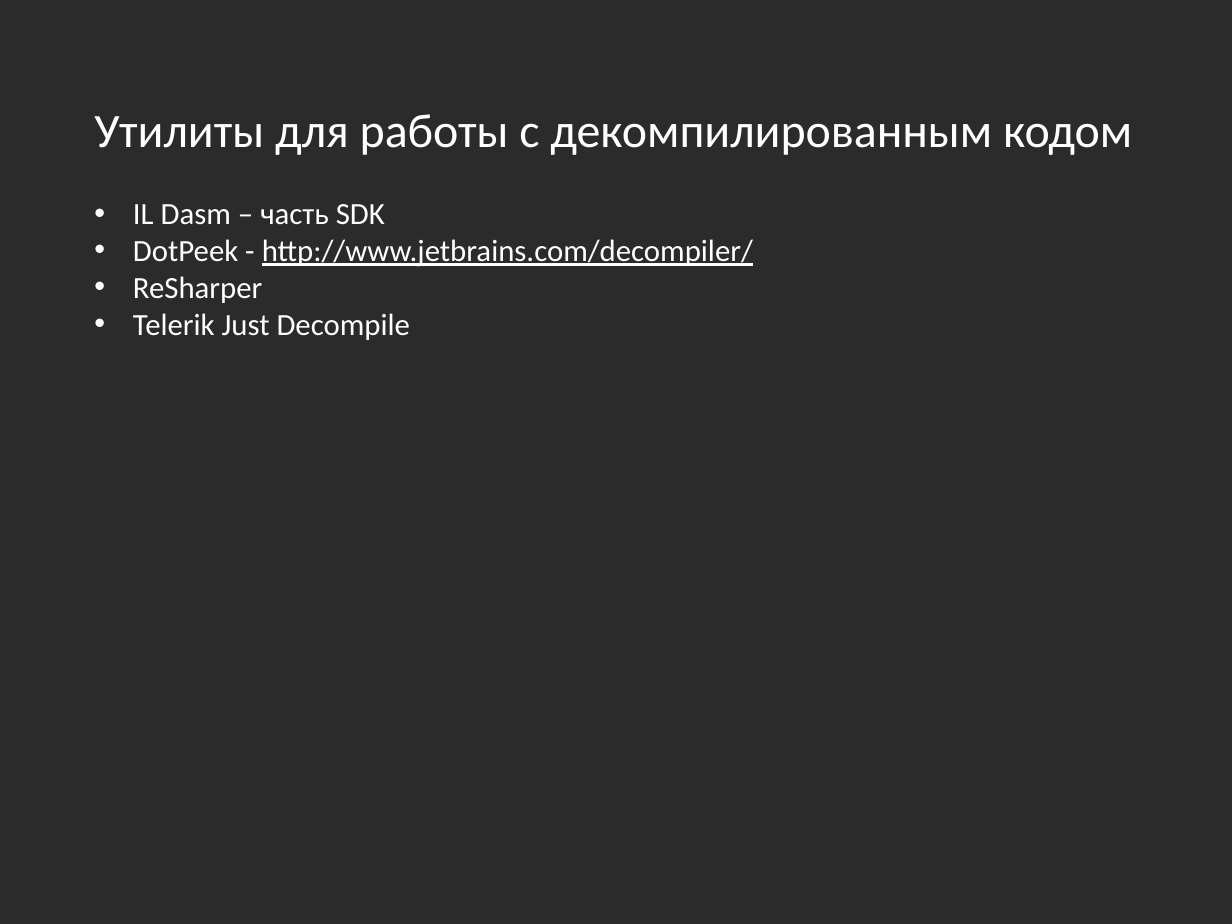
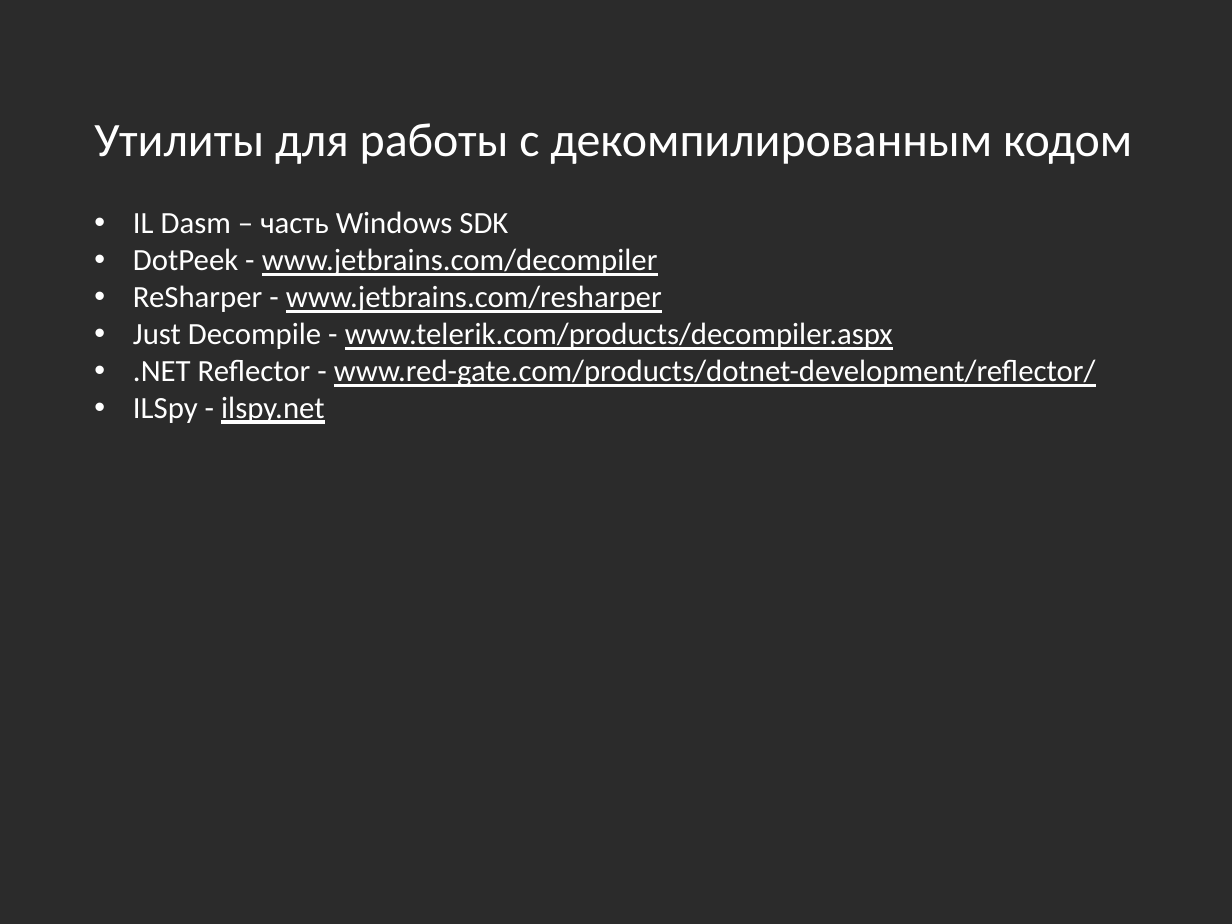
Before and after one commit to bazile/Training, a slide deck: slide 13 of Presentation/lesson-07-reflection.pptx. Drawn at 1232x924 pixels with LibreOffice and Linux fonts; fonts in the diff are those of the drawing; background and template pictures are left out; a plain dark background stands for a picture behind light text. Boxes give left, top, right and bottom in pixels: in the first picture for what was removed or moved away, otherwise in the second. Text is boxed around its words. In the diff, an @@ line names an element or a change of style, - is before the commit and + after.

```diff
--- a/Presentation/lesson-07-reflection.pptx
+++ b/Presentation/lesson-07-reflection.pptx
@@ text "Утилиты для работы с декомпилированным ...": place and size @@
-text "Утилиты для работы с декомпилированным ..." at [94, 114, 1132, 340]
+text "Утилиты для работы с декомпилированным ..." at [94, 123, 1132, 424]
@@ text at [133, 211, 1096, 424]: text changed @@
-• IL Dasm – часть SDK
-• DotPeek - http://www.jetbrains.com/decompiler/
-• ReSharper
-• Telerik Just Decompile
+• IL Dasm – часть Windows SDK
+• DotPeek - www.jetbrains.com/decompiler
+• ReSharper - www.jetbrains.com/resharper
+• Just Decompile - www.telerik.com/products/decompiler.aspx
+• .NET Reflector - www.red-gate.com/products/dotnet-development/reflector/
+• ILSpy - ilspy.net
```
Also in this commit, not shown: 1 slide added.
